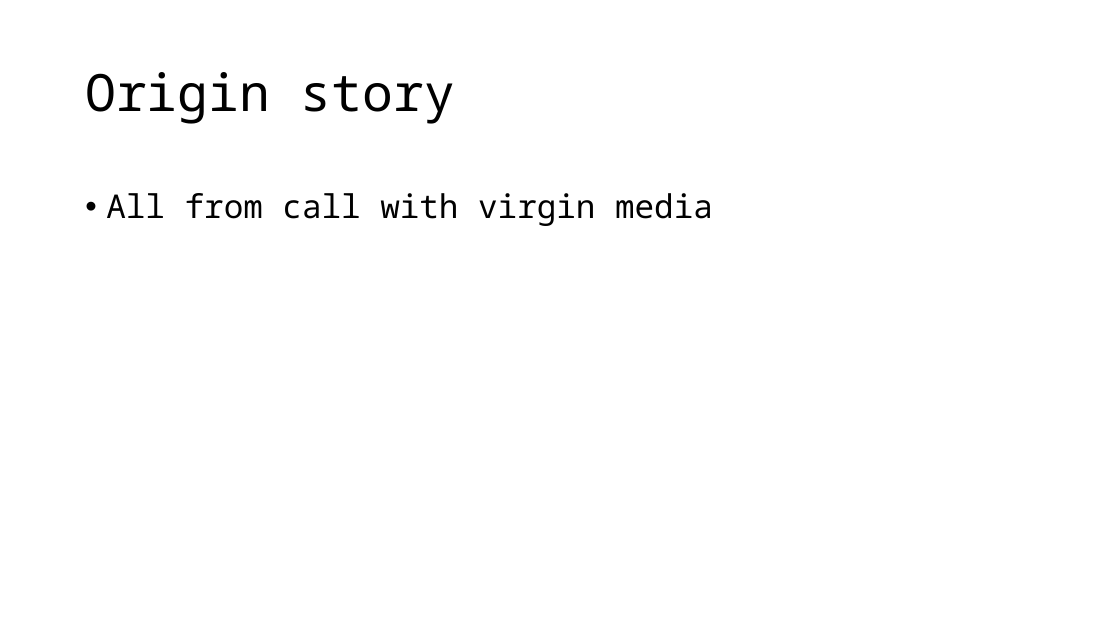
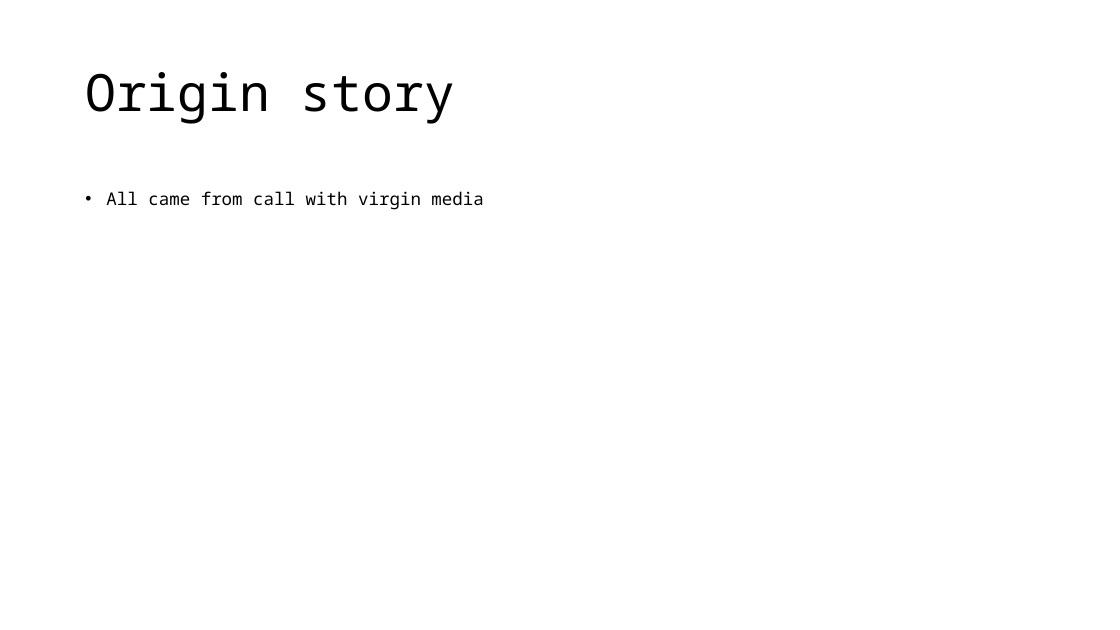
Before and after one commit to ElliottDenis/Viewport, a slide deck: slide 2 of Viewport - Design Ideas.pptx. Drawn at 1120x630 pixels with LibreOffice and Linux fonts; fonts in the diff are those of the drawing. Boxes give left, top, right and bottom in pixels: in the first picture for what was removed or moved away, otherwise in the second. Text is boxed around its words. In the diff, an @@ line names an element or a change of style, - is before the commit and + after.

```diff
--- a/Viewport - Design Ideas.pptx
+++ b/Viewport - Design Ideas.pptx
@@ text at (106, 191, 483, 210): text changed; size 28 to 15 pt @@
-• All from call with virgin media
+• All came from call with virgin media
```
Also in this commit, not shown: 2 other files.
